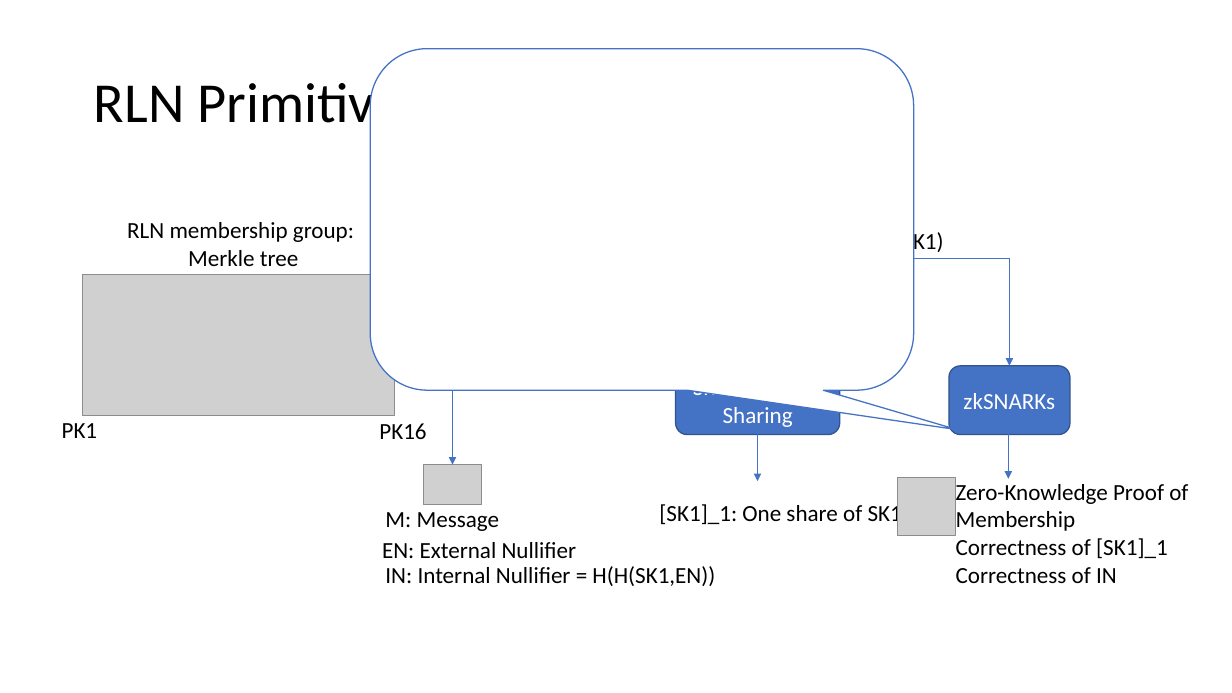
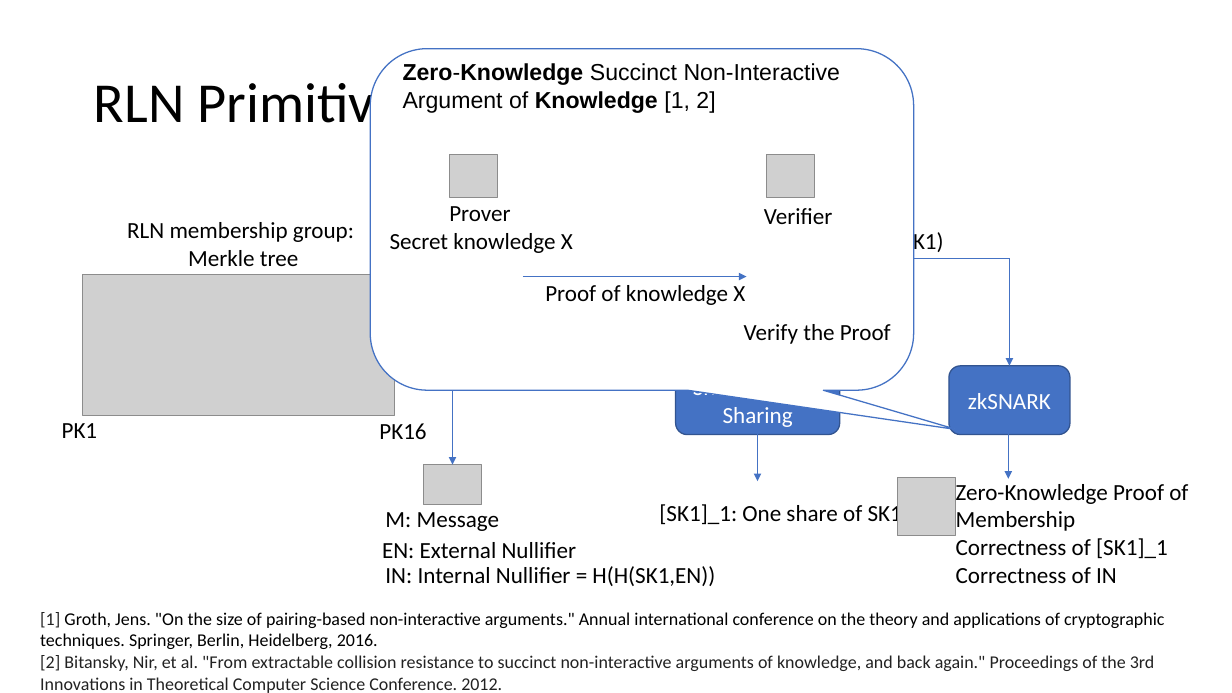
Before and after one commit to vacp2p/research, a slide deck: slide 21 of rln-research/presentations/11-2021-Tokenmics-Waku-rln-relay.pptx. Drawn at 1232x693 pixels with LibreOffice and Linux fonts; fonts in the diff are those of the drawing; grey boxes stand for pictures. Boxes give left, top, right and bottom in pixels: in the first picture for what was removed or moved away, otherwise in the second. Text is boxed around its words. In the diff, an @@ line names an element or a change of style, - is before the commit and + after.

Commit message:
adds zkSNARK slide and refs for SSS

```diff
--- a/rln-research/presentations/11-2021-Tokenmics-Waku-rln-relay.pptx
+++ b/rln-research/presentations/11-2021-Tokenmics-Waku-rln-relay.pptx
@@ text added at (x1=403, y1=63, x2=841, y2=113), 18 pt, text #000000 @@
+Zero-Knowledge Succinct Non-Interactive Argument of Knowledge [1, 2]
@@ picture added at (x1=450, y1=154, x2=498, y2=197) @@
@@ picture added at (x1=767, y1=154, x2=815, y2=197) @@
@@ text added at (x1=390, y1=206, x2=573, y2=253), 18 pt, text #000000 @@
+Prover
+Secret knowledge X
@@ text added at (x1=764, y1=208, x2=832, y2=224), 18 pt, text #000000 @@
+Verifier
@@ arrow added from (523, 276) to (747, 276), #4472C4 0.5 pt @@
@@ text added at (x1=545, y1=285, x2=745, y2=305), 18 pt, text #000000 @@
+Proof of knowledge X
@@ text added at (x1=744, y1=324, x2=891, y2=344), 18 pt, text #000000 @@
+Verify the Proof
@@ text in rounded rectangle at (x1=968, y1=393, x2=1051, y2=409): text changed @@
-zkSNARKs
+zkSNARK
@@ text added at (x1=40, y1=612, x2=1164, y2=693), 14 pt, text #222222 @@
+[1] Groth, Jens. "On the size of pairing-based non-interactive arguments." Annual international conference on the theory and applications of cryptographic techniques. Springer, Berlin, Heidelberg, 2016.
+[2] Bitansky, Nir, et al. "From extractable collision resistance to succinct non-interactive arguments of knowledge, and back again." Proceedings of the 3rd Innovations in Theoretical Computer Science Conference. 2012.
```
Also in this commit, not shown: 2 other slides changed.
